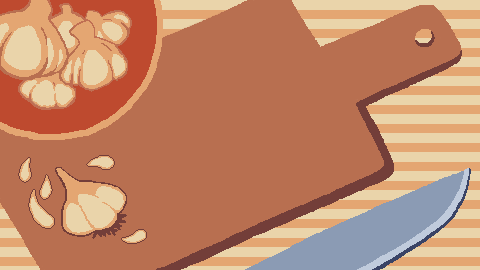
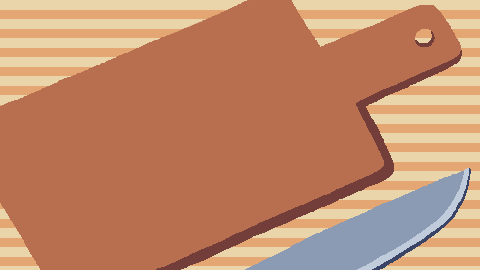
Comparing the layer stacks of the two 480×270 images. Changes:
hid "garlic" over [0, 0, 163, 244]
